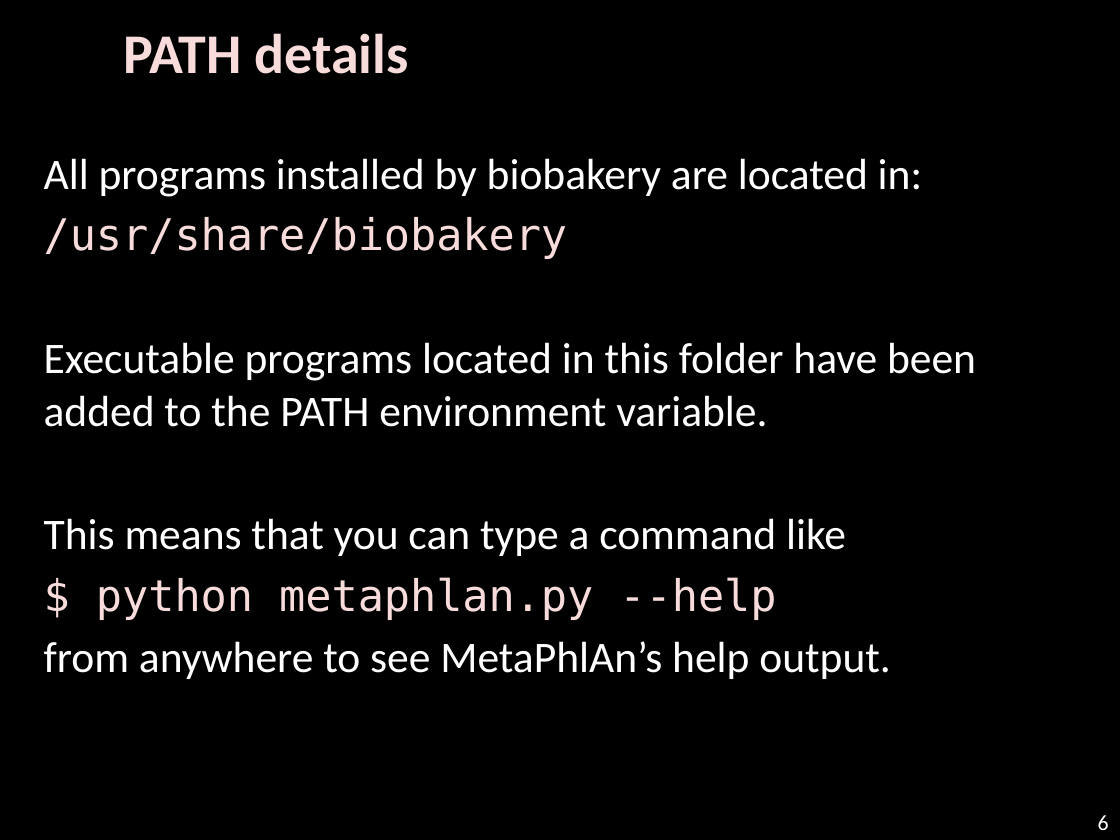
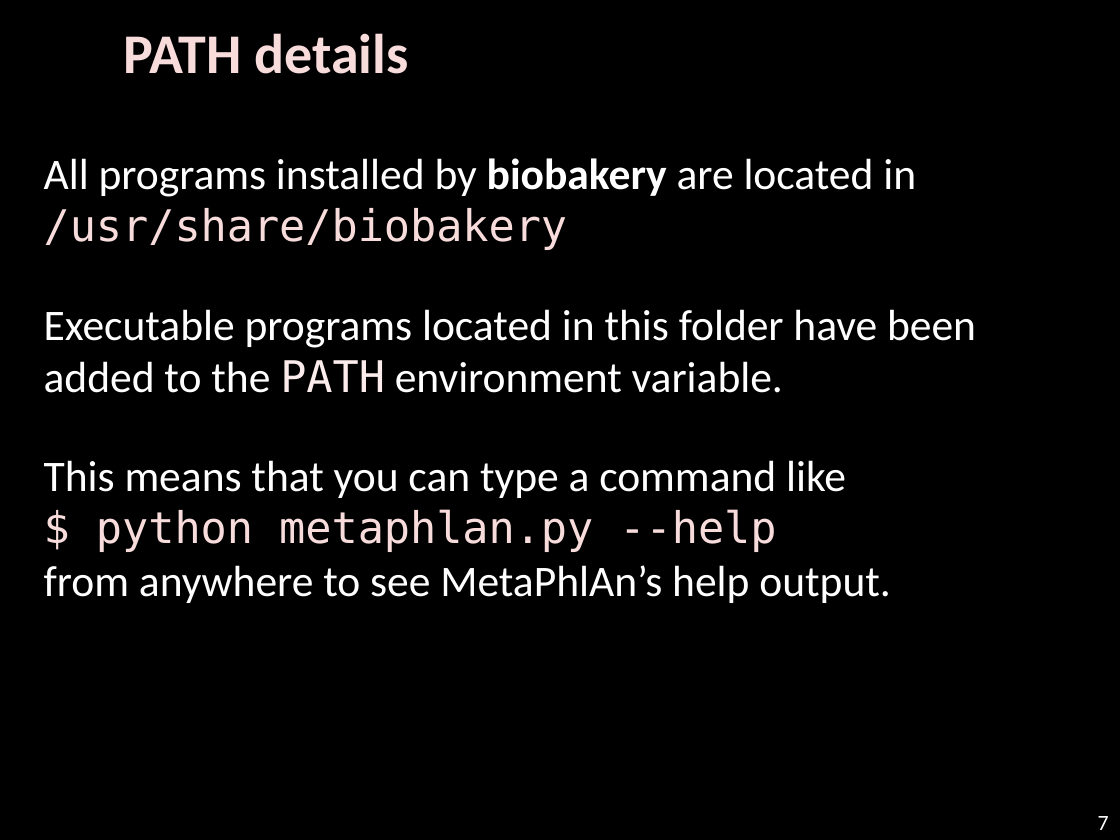
Before and after one commit to biobakery/biobakery, a slide deck: slide 7 of vagrant/biobakery-gui/WELCOME.pptx (slide 6 before the commit). Drawn at 1120x840 pixels with LibreOffice and Linux fonts; fonts in the diff are those of the drawing; background and template pictures are left out. Boxes give left, top, right and bottom in pixels: in the first picture for what was removed or moved away, otherwise in the second. Text is boxed around its words. In the diff, an @@ line names an element or a change of style, - is before the commit and + after.

```diff
--- a/vagrant/biobakery-gui/WELCOME.pptx
+++ b/vagrant/biobakery-gui/WELCOME.pptx
@@ text at (x1=44, y1=158, x2=916, y2=250): text changed @@
-All programs installed by biobakery are located in:
-/usr/share/biobakery
+All programs installed by biobakery are located in
+/usr/share/biobakery
@@ text at (x1=44, y1=309, x2=976, y2=393): font Calibri to DejaVu Sans Mono, text colour #FFFFFF to #FCECEC in "PATH"; more space between paragraphs @@
@@ text at (x1=44, y1=460, x2=891, y2=603): text changed @@
-This means that you can type a command like
-$ python metaphlan.py --help
-from anywhere to see MetaPhlAn’s help output.
+This means that you can type a command like
+$ python metaphlan.py --help
+from anywhere to see MetaPhlAn’s help output.
@@ page number at (x1=1098, y1=816, x2=1109, y2=830): text changed @@
-6
+7
```
Also in this commit, not shown: 7 other slides changed, 2 slides added, 1 other file.
